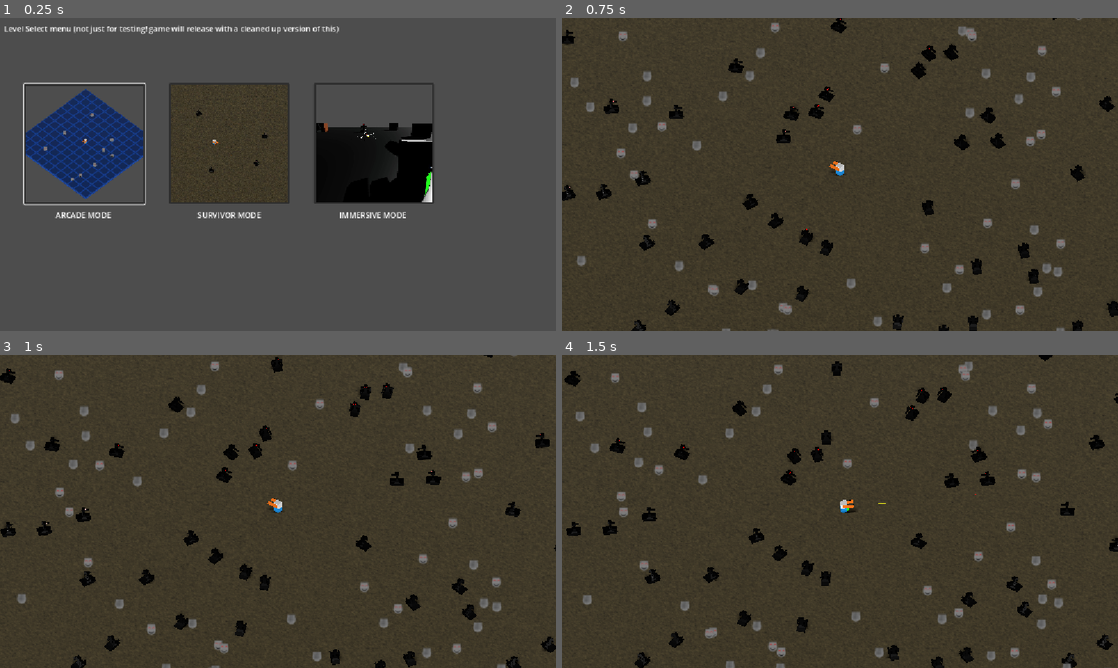
Above: before the commit, frames 1-4 (two rows, left to right).
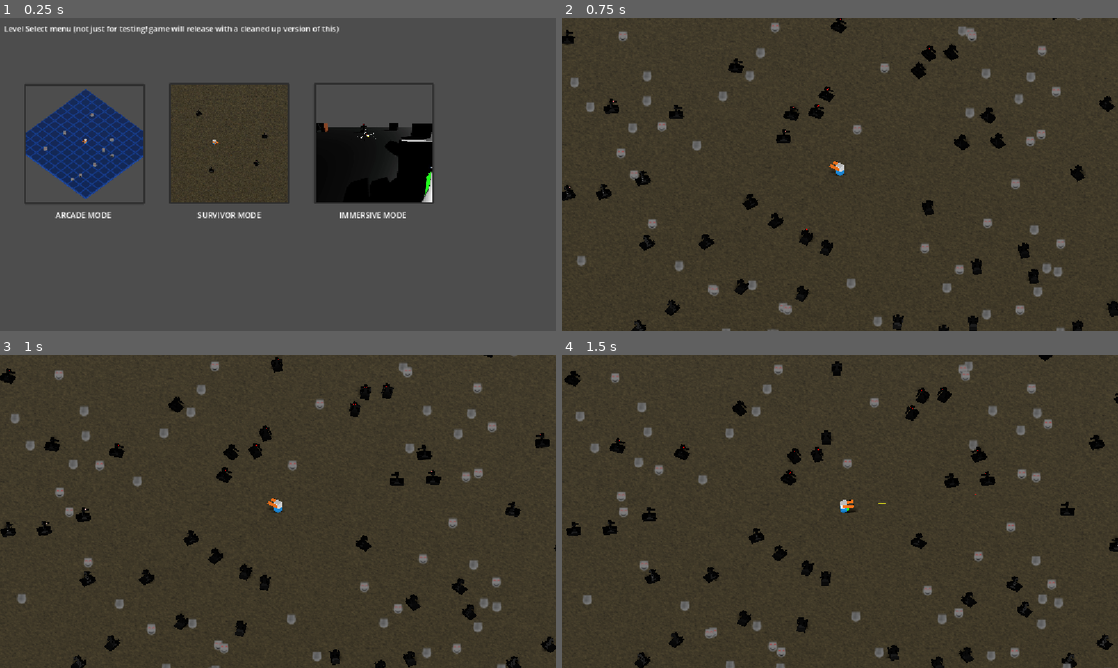
Above: after the commit, the same moments.

Repository: Gamkedo/terminus-2k28
Game: Godot game, scene res://level_menu.tscn
The game is run twice, just before and just after one commit, with the same random seed, the same clock (stepped at 60 frames per second) and the same inputs.
Inputs (mouse positions are in pixels of both pictures, inside the frame that each line leads up to):
- Up to frame 1 (0.25 s): no input
- Up to frame 2 (0.75 s): click (789, 143) at 0.5 s
- Up to frame 3 (1 s): no input
- Up to frame 4 (1.5 s): move the mouse to (962, 495) at 1.27 s; press the mouse at (962, 495) at 1.28 s; hold D (walk_right) from 1.28 s (still down)

The runs differ from the first frame. In frame 1, 0.4% of the frame differs, in the area x 4-27%, y 20-60%; in frame 2, nothing differs; in frame 3, nothing differs; in frame 4, nothing differs.

Commit message:
Level scenes renamed to be more descriptive / easier to find based on menu

Diff:
--- a/Scripts/menus/level_select.gd
+++ b/Scripts/menus/level_select.gd
@@ -1,15 +1,10 @@
 extends Node
 
-@export var area_a: Button
-
-func _ready() -> void:
-	area_a.grab_focus()
-
 func _on_area_a_pressed() -> void:
-	get_tree().change_scene_to_file("res://Scenes - Levels/areaA.tscn")
+	get_tree().change_scene_to_file("res://Scenes - Levels/areaArcade.tscn")
 
 func _on_area_b_pressed() -> void:
-	get_tree().change_scene_to_file("res://Scenes - Levels/areaB.tscn")
+	get_tree().change_scene_to_file("res://Scenes - Levels/areaSurvivor.tscn")
 
 func _on_area_c_pressed() -> void:
-	get_tree().change_scene_to_file("res://Scenes - Levels/areaC.tscn")
+	get_tree().change_scene_to_file("res://Scenes - Levels/areaImmersive.tscn")
--- a/level_menu.tscn
+++ b/level_menu.tscn
@@ -5,9 +5,8 @@
 [ext_resource type="Texture2D" uid="uid://c3neky7qng2wm" path="res://Scenes - Levels/Level Select Preview Images/areaB-preview.jpg" id="3_g3bd0"]
 [ext_resource type="Texture2D" uid="uid://oaxy71lew71g" path="res://Scenes - Levels/Level Select Preview Images/areaC-preview.jpg" id="4_krrsl"]
 
-[node name="LevelMenu" type="Node2D" unique_id=431338942 node_paths=PackedStringArray("area_a")]
+[node name="LevelMenu" type="Node2D" unique_id=431338942]
 script = ExtResource("1_mcy63")
-area_a = NodePath("AreaA Arcade")
 
 [node name="Top of screen text - placeholder" type="Label" parent="." unique_id=716597263]
 offset_left = 8.0
@@ -25,7 +24,7 @@
 icon = ExtResource("1_pssaq")
 expand_icon = true
 
-[node name="LabelA" type="Label" parent="." unique_id=2139458646]
+[node name="LabelA Arcade" type="Label" parent="." unique_id=2139458646]
 offset_left = 51.0
 offset_top = 396.0
 offset_right = 294.0
@@ -51,7 +50,7 @@
 text = "SURVIVOR MODE"
 horizontal_alignment = 1
 
-[node name="AreaC" type="Button" parent="." unique_id=1680213156]
+[node name="AreaC Immersive" type="Button" parent="." unique_id=1680213156]
 offset_left = 650.0
 offset_top = 135.0
 offset_right = 900.0
@@ -70,4 +69,4 @@
 
 [connection signal="pressed" from="AreaA Arcade" to="." method="_on_area_a_pressed"]
 [connection signal="pressed" from="AreaB Survivor" to="." method="_on_area_b_pressed"]
-[connection signal="pressed" from="AreaC" to="." method="_on_area_c_pressed"]
+[connection signal="pressed" from="AreaC Immersive" to="." method="_on_area_c_pressed"]
Renamed: Scenes - Levels/areaA.tscn -> Scenes - Levels/areaArcade.tscn
Renamed: Scenes - Levels/areaC.tscn -> Scenes - Levels/areaImmersive.tscn
Renamed: Scenes - Levels/areaB.tscn -> Scenes - Levels/areaSurvivor.tscn
